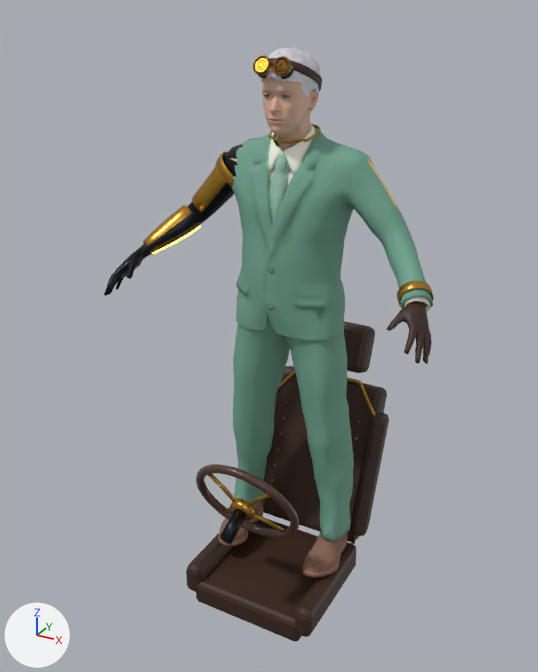
The glTF model public/models/drivers/marlowe.glb, before and after one commit.
Camera for both pictures: a 50 mm lens placed at (1.14, -2.26, 1.97), pointed at (-0.08, -0.05, 0.87). Arrows for +X, +Y and +Z are at lower left; the lights stay in place. The older version comes first. Vertices at exactly the same position are counted once.

The first picture shows 'body', 'kit_brass', 'kit_leather', 'kit_leather_black', 'kit_lens_ffae3c', 'male_elegantsuit01', 'seat_brass', 'seat_leather', 'shoes03', 'short02', 'wheel_brass', 'wheel_gunmetal', 'wheel_wood' and 3 more.
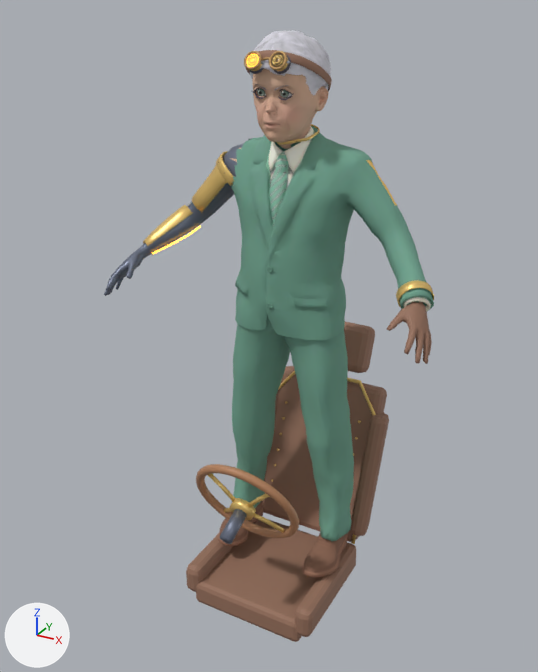
Pixel boxes [x1, y1, x2, y2] of what changed, in the pictures (538 x 672 px; the box of a moved part takes in the faces that stretch with it):
'seat_leather', recoloured (lighter)
    both: [186, 322, 389, 641]
'body', recoloured, reshaped
    before: [104, 77, 432, 364]
    after: [104, 68, 432, 364]
'short02', reshaped
    before: [260, 48, 321, 111]
    after: [249, 30, 331, 95]
'kit_brass', recoloured, reshaped
    before: [143, 60, 434, 308]
    after: [143, 55, 434, 308]
'wheel_wood', recoloured (lighter)
    both: [196, 464, 299, 538]
'kit_leather', recoloured, reshaped
    before: [269, 58, 322, 91]
    after: [246, 50, 332, 92]
'wheel_brass', recoloured (orange to beige)
    both: [208, 474, 285, 533]
'wheel_gunmetal', recoloured (lighter)
    both: [220, 509, 247, 544]
'seat_brass', recoloured
    both: [269, 370, 376, 544]
'kit_leather_black', reshaped (16% wider)
    before: [258, 61, 294, 79]
    after: [249, 55, 291, 74]
'kit_lens_ffae3c', moved
    before: [255, 58, 268, 72]
    after: [246, 54, 259, 67]
part 1 of me_base, moved or reshaped
    before: [142, 77, 319, 250]
    after: [142, 68, 328, 250]
part 2 of me_kit_brass, moved or reshaped
    before: [279, 63, 292, 77]
    after: [276, 58, 288, 71]
part 3 of me_kit_brass, moved or reshaped
    before: [276, 60, 286, 71]
    after: [273, 55, 283, 66]
part 4 of me_kit_brass, moved or reshaped
    before: [262, 62, 272, 76]
    after: [251, 64, 262, 71]
part 5 of me_kit_brass, moved or reshaped
    before: [257, 60, 266, 70]
    after: [248, 55, 257, 66]
part 6 of me_kit_brass, moved or reshaped
    before: [269, 124, 321, 144]
    after: [276, 124, 320, 145]
part 7 of me_kit_brass, moved or reshaped
    before: [397, 281, 434, 308]
    after: [396, 280, 434, 308]
part 9 of me_kit_leather_black, moved or reshaped
    before: [281, 61, 294, 79]
    after: [274, 55, 291, 74]
part 10 of me_kit_leather_black, moved or reshaped
    before: [258, 74, 267, 78]
    after: [249, 68, 264, 74]

The change, as a diff of the scene's bpy script:
```diff
--- a/public/models/drivers/marlowe.glb.py
+++ b/public/models/drivers/marlowe.glb.py
@@ mat_gunmetal @@
 mat_gunmetal = principled_material('gunmetal')
-mat_gunmetal.base_color = (0.0242, 0.0273, 0.0331)  # dark grey #2b2e33
+mat_gunmetal.base_color = (0.171, 0.195, 0.262)  # greyish blue #737a8c
 mat_gunmetal.metallic = 1.0
@@ mat_leather @@
 mat_leather = principled_material('leather')
-mat_leather.base_color = (0.0437, 0.0168, 0.00802)  # brown #3b2316
+mat_leather.base_color = (0.305, 0.162, 0.107)  # brown #96705c
 mat_leather.roughness = 0.55
@@ mat_brass @@
 mat_brass = principled_material('brass')
-mat_brass.base_color = (0.578, 0.305, 0.0482)  # orange #c8963e
+mat_brass.base_color = (0.839, 0.578, 0.188)  # beige #ecc878
 mat_brass.metallic = 1.0
@@ mat_wood @@
 mat_wood = principled_material('wood')
-mat_wood.base_color = (0.0685, 0.0176, 0.00605)  # brown #4a2412
+mat_wood.base_color = (0.445, 0.209, 0.0976)  # brown #b27e58
 mat_wood.roughness = 0.35
@@ me_base @@
-me_base.from_pydata(...)  # 4820 vertices, 9513 faces; spans x -0.6..0.6, y -0.38..0.05, z 0.18..1.84
+me_base.from_pydata(...)  # 4815 vertices, 9489 faces; spans x -0.6..0.6, y -0.38..0.07, z 0.18..1.89
+# me_base part 1: 113 vertices moved within x -0.06..0.06, y -0.18..0.02, z 1.56..1.76; 3950 vertices removed from x -0.47..0.09, y -0.18..0.05, z 1.21..1.84; 3942 vertices added at x -0.59..0.12, y -0.33..0.07, z 1.07..1.89
+# other edits to the shape of me_base do not show in these pictures
 me_base.materials.append(mat_skin)
@@ me_kit_brass @@
-me_kit_brass.from_pydata(...)  # 2360 vertices, 4704 faces; spans x -0.531..0.556, y -0.242..0.08, z 1.127..1.838
+me_kit_brass.from_pydata(...)  # 2356 vertices, 4696 faces; spans x -0.531..0.557, y -0.243..0.08, z 1.126..1.855
+# me_kit_brass part 2: the loose piece of 56 vertices spanning x 0.008..0.059, y -0.187..-0.142, z 1.782..1.838 is moved by (0.01, -0.042, 0.018)
+# me_kit_brass part 3: the loose piece of 144 vertices spanning x 0.017..0.05, y -0.188..-0.171, z 1.802..1.831 is moved by (0.01, -0.042, 0.018)
+# me_kit_brass part 4: the loose piece of 56 vertices spanning x -0.059..-0.008, y -0.187..-0.142, z 1.782..1.838 is moved by (-0.01, -0.035, 0.015)
+# me_kit_brass part 5: the loose piece of 144 vertices spanning x -0.05..-0.017, y -0.187..-0.171, z 1.802..1.831 is moved by (-0.01, -0.035, 0.015)
+# me_kit_brass part 6: 82 vertices moved from x -0.063..0.085, y -0.101..0.039, z 1.576..1.624 to x -0.063..0.083, y -0.111..0.039, z 1.575..1.623; 212 vertices removed from x -0.081..0.087, y -0.101..0.04, z 1.575..1.626; 208 vertices added at x -0.077..0.084, y -0.112..0.043, z 1.574..1.624
+# me_kit_brass part 7: 71 vertices moved from x 0.451..0.551, y -0.242..-0.147, z 1.127..1.223 to x 0.45..0.556, y -0.243..-0.146, z 1.127..1.229; 108 vertices removed from x 0.451..0.556, y -0.24..-0.147, z 1.127..1.231; 108 vertices added at x 0.449..0.557, y -0.243..-0.146, z 1.126..1.232
+# other edits to the shape of me_kit_brass do not show in these pictures
 me_kit_brass.materials.append(mat_brass)
@@ me_kit_leather @@
-me_kit_leather.from_pydata(...)  # 320 vertices, 640 faces; spans x -0.1..0.094, y -0.16..0.06, z 1.712..1.835
+me_kit_leather.from_pydata(...)  # 320 vertices, 640 faces; spans x -0.134..0.126, y -0.2..0.077, z 1.708..1.859
+# me_kit_leather part 8: 320 of 320 vertices moved; they spanned x -0.1..0.094, y -0.16..0.06, z 1.712..1.835 and now span x -0.134..0.126, y -0.2..0.077, z 1.708..1.859; mean shift (0.0, -0.01, 0.009)
 me_kit_leather.materials.append(mat_leather)
@@ me_kit_leather_black @@
-me_kit_leather_black.from_pydata(...)  # 448 vertices, 896 faces; spans x -0.0632..0.0632, y -0.1706..-0.1387, z 1.7776..1.8314
+me_kit_leather_black.from_pydata(...)  # 448 vertices, 896 faces; spans x -0.0736..0.0736, y -0.2122..-0.1741, z 1.7922..1.849
+# me_kit_leather_black part 9: the loose piece of 224 vertices spanning x 0.0041..0.0632, y -0.1706..-0.1388, z 1.7777..1.8314 is moved by (0.0104, -0.0416, 0.0176)
+# me_kit_leather_black part 10: the loose piece of 224 vertices spanning x -0.0632..-0.0041, y -0.1705..-0.1387, z 1.7776..1.8313 is moved by (-0.0104, -0.0354, 0.0146)
 me_kit_leather_black.materials.append(mat_leather_black)
@@ me_kit_lens_ffae3c @@
-me_kit_lens_ffae3c.from_pydata(...)  # 56 vertices, 108 faces; spans x -0.0552..-0.012, y -0.1878..-0.1663, z 1.7952..1.8354
+me_kit_lens_ffae3c.from_pydata(...)  # 56 vertices, 108 faces; spans x -0.0657..-0.0225, y -0.2232..-0.2017, z 1.8098..1.85
+# me_kit_lens_ffae3c part 11: the whole mesh is moved by (-0.0104, -0.0354, 0.0146)
 me_kit_lens_ffae3c.materials.append(mat_lens_ffae3c)
@@ me_short02 @@
-me_short02.from_pydata(...)  # 1755 vertices, 3344 faces; spans x -0.094..0.088, y -0.174..0.054, z 1.65..1.86
+me_short02.from_pydata(...)  # 1755 vertices, 3344 faces; spans x -0.128..0.119, y -0.208..0.077, z 1.645..1.91
+# me_short02 part 12: 1755 of 1755 vertices moved; they spanned x -0.094..0.088, y -0.174..0.054, z 1.65..1.86 and now span x -0.128..0.119, y -0.208..0.077, z 1.645..1.91; mean shift (-0.001, -0.001, 0.02)
 me_short02.materials.append(mat_short02)
```
